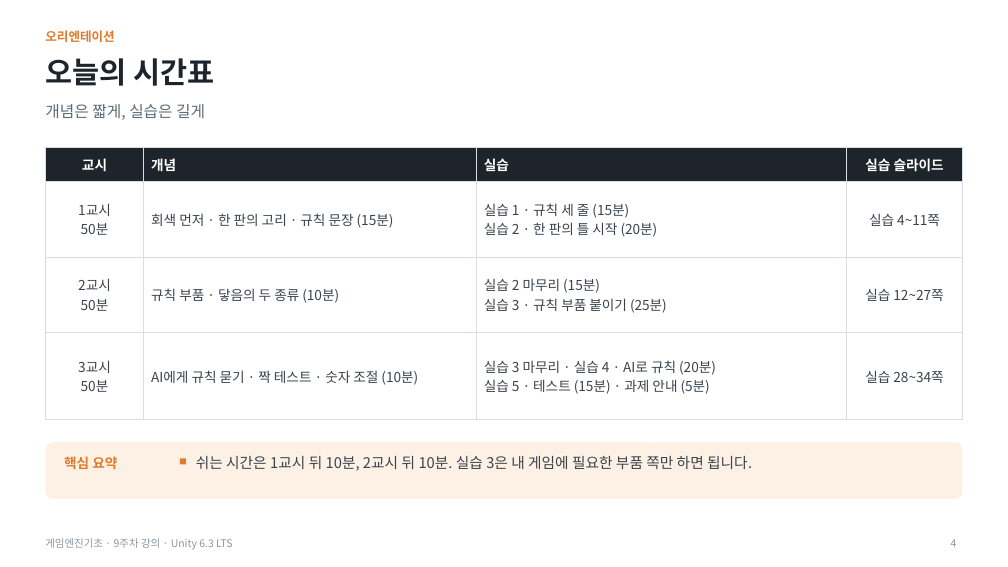
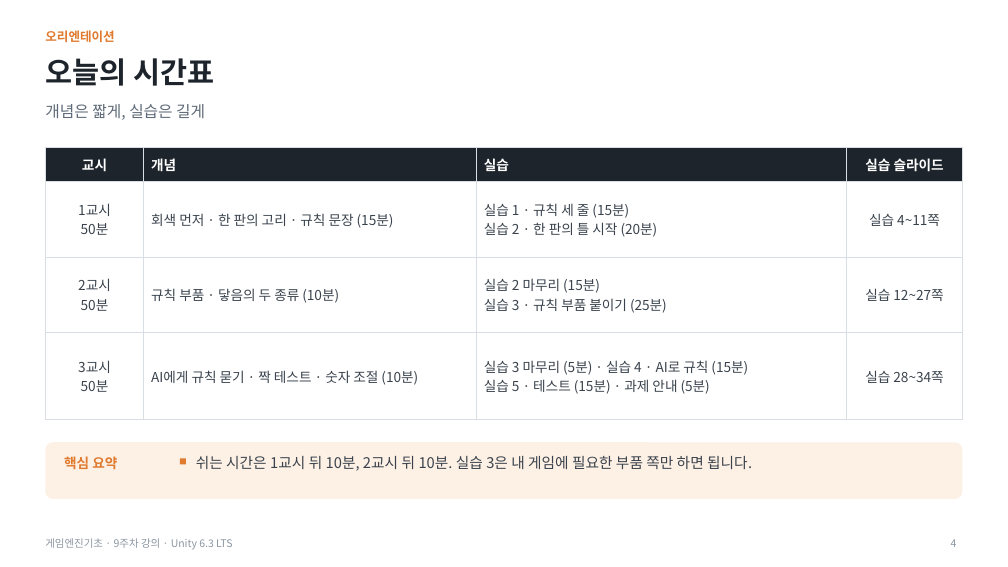
Before and after one commit to iplay-garden/game-engine-basics, a slide deck: slide 4 of 9주차/한국어/게임엔진기초_9주차_오프라인_강의슬라이드.pptx. Drawn at 1008x567 pixels with LibreOffice and Linux fonts; fonts in the diff are those of the drawing. Boxes give left, top, right and bottom in pixels: in the first picture for what was removed or moved away, otherwise in the second. Text is boxed around its words. In the diff, an @@ line names an element or a change of style, - is before the commit and + after.

```diff
--- a/9주차/한국어/게임엔진기초_9주차_오프라인_강의슬라이드.pptx
+++ b/9주차/한국어/게임엔진기초_9주차_오프라인_강의슬라이드.pptx
@@ table at (x1=45, y1=147, x2=963, y2=398) @@
-row 4, column 3: 실습 3 마무리 · 실습 4 · AI로 규칙 (20분) / 실습 5 · 테스트 (15분) · 과제 안내 (5분)
+row 4, column 3: 실습 3 마무리 (5분) · 실습 4 · AI로 규칙 (15분) / 실습 5 · 테스트 (15분) · 과제 안내 (5분)
```
Also in this commit, not shown: 4 other slides changed, 2 other files.
